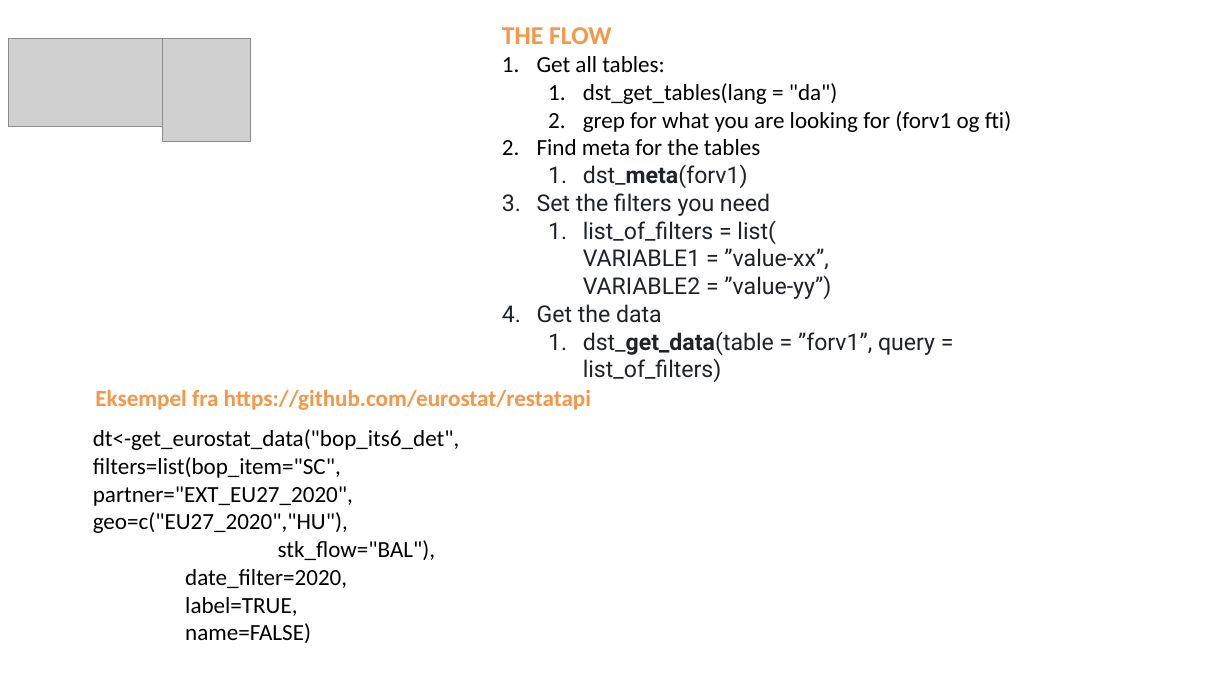
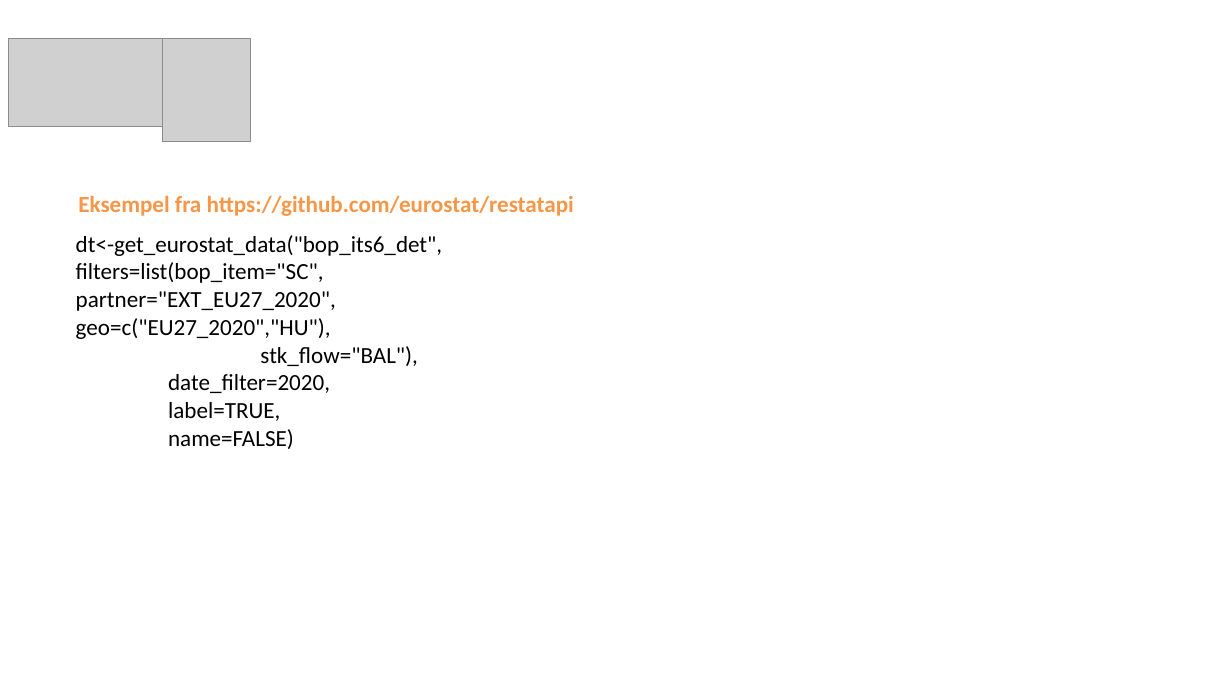
Before and after one commit to cphstud/DALEurostat, a slide deck: slide 4 of DALE25-W40-EUSTAT.pptx. Drawn at 1232x693 pixels with LibreOffice and Linux fonts; fonts in the diff are those of the drawing; grey boxes stand for pictures. Boxes give left, top, right and bottom in pixels: in the first picture for what was removed or moved away, otherwise in the second. Text is boxed around its words. In the diff, an @@ line names an element or a change of style, - is before the commit and + after.

Commit message:
ppt II

```diff
--- a/DALE25-W40-EUSTAT.pptx
+++ b/DALE25-W40-EUSTAT.pptx
@@ text removed at (502, 27, 1011, 355) @@
-THE FLOW
-1. Get all tables:
-  1. dst_get_tables(lang = "da")
-  2. grep for what you are looking for (forv1 og fti)
-2. Find meta for the tables
-  1. dst_meta(forv1)
-3. Set the filters you need
-  1. list_of_filters = list(
-     VARIABLE1 = ”value-xx”,
-     VARIABLE2 = ”value-yy”)
-4. Get the data
-  1. dst_get_data(table = ”forv1”, query = list_of_filters)
@@ text "Eksempel fra https://github.com/eurostat/restatapi": place and size @@
-text "Eksempel fra https://github.com/eurostat/restatapi" at (95, 390, 591, 410)
+text "Eksempel fra https://github.com/eurostat/restatapi" at (78, 196, 574, 216)
@@ text "dt<-get_eurostat_data("bop_its6_det", filters=list(bop_item= ...": place and size @@
-text "dt<-get_eurostat_data("bop_its6_det", filters=list(bop_item= ..." at (93, 429, 459, 643)
+text "dt<-get_eurostat_data("bop_its6_det", filters=list(bop_item= ..." at (76, 235, 442, 449)
```
Also in this commit, not shown: 1 other slide changed, 2 slides added.
